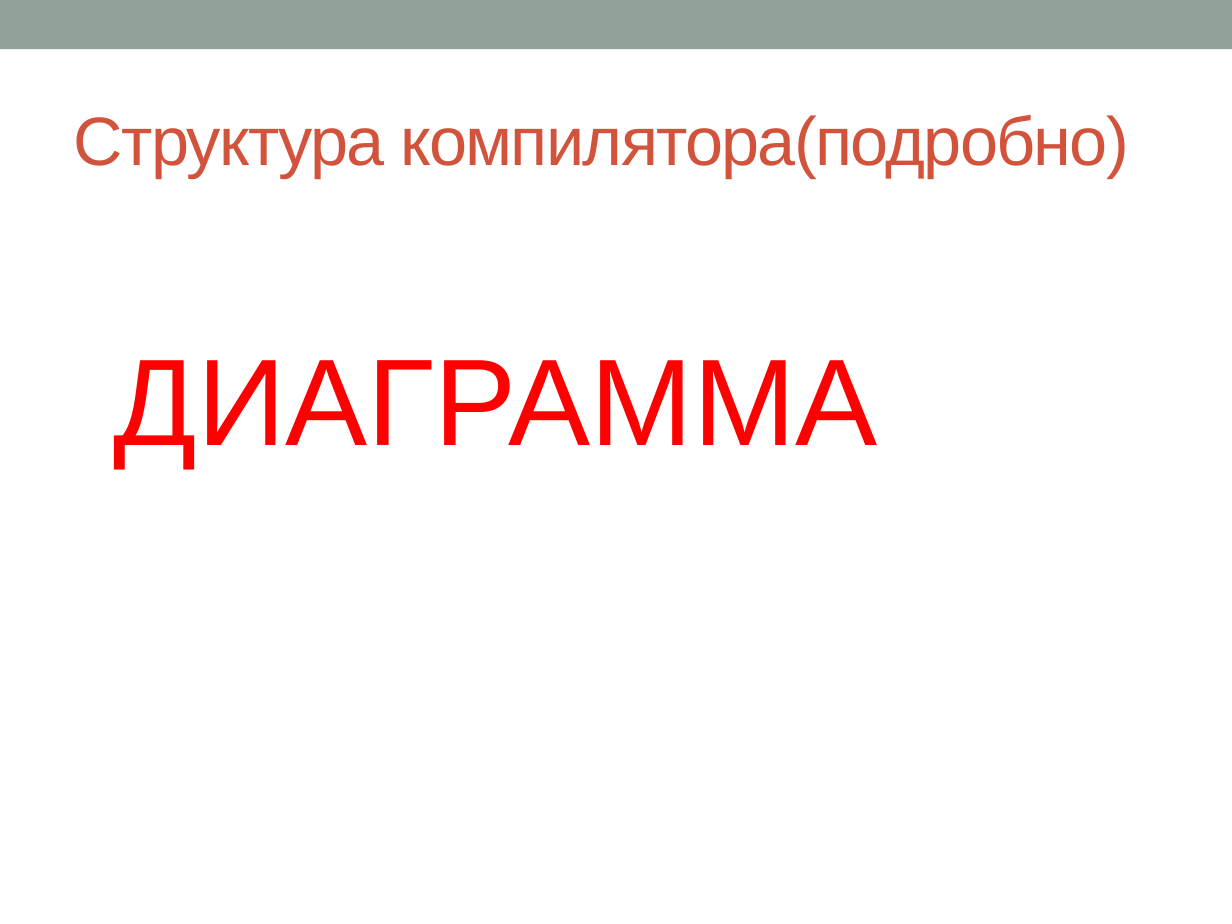
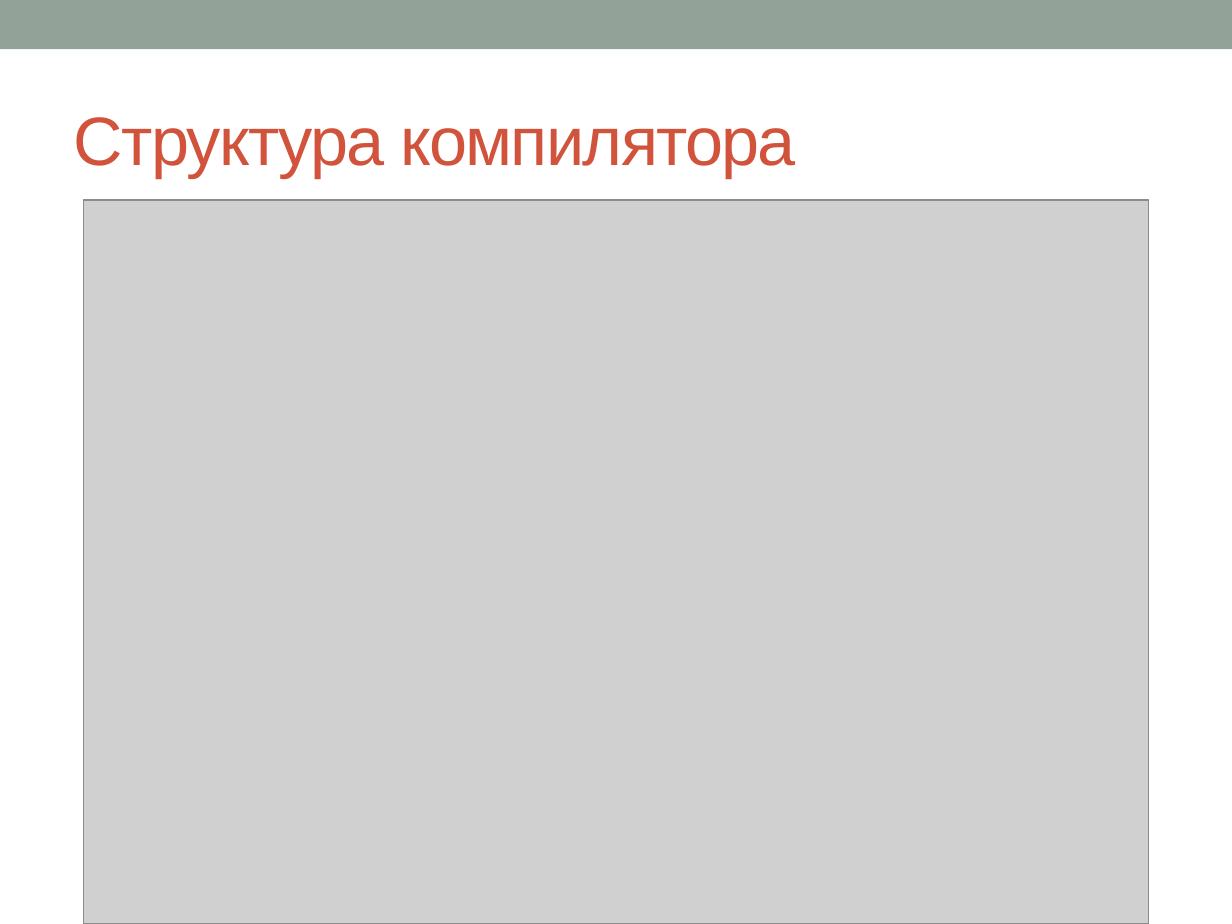
Before and after one commit to nikita-vanyasin/compiler, a slide deck: slide 5 of docs/Py.pptx. Drawn at 1232x924 pixels with LibreOffice and Linux fonts; fonts in the diff are those of the drawing; grey boxes stand for pictures. Boxes give left, top, right and bottom in pixels: in the first picture for what was removed or moved away, otherwise in the second. Text is boxed around its words. In the diff, an @@ line names an element or a change of style, - is before the commit and + after.

```diff
--- a/docs/Py.pptx
+++ b/docs/Py.pptx
@@ title at bbox=[74, 117, 796, 178]: text changed @@
-Структура компилятора(подробно)
+Структура компилятора
@@ picture added at bbox=[84, 200, 1149, 924] @@
@@ text removed at bbox=[114, 360, 878, 467] @@
-ДИАГРАММА
```
Also in this commit, not shown: 1 other slide changed, 1 slide added, 1 slide removed, 6 other files.
